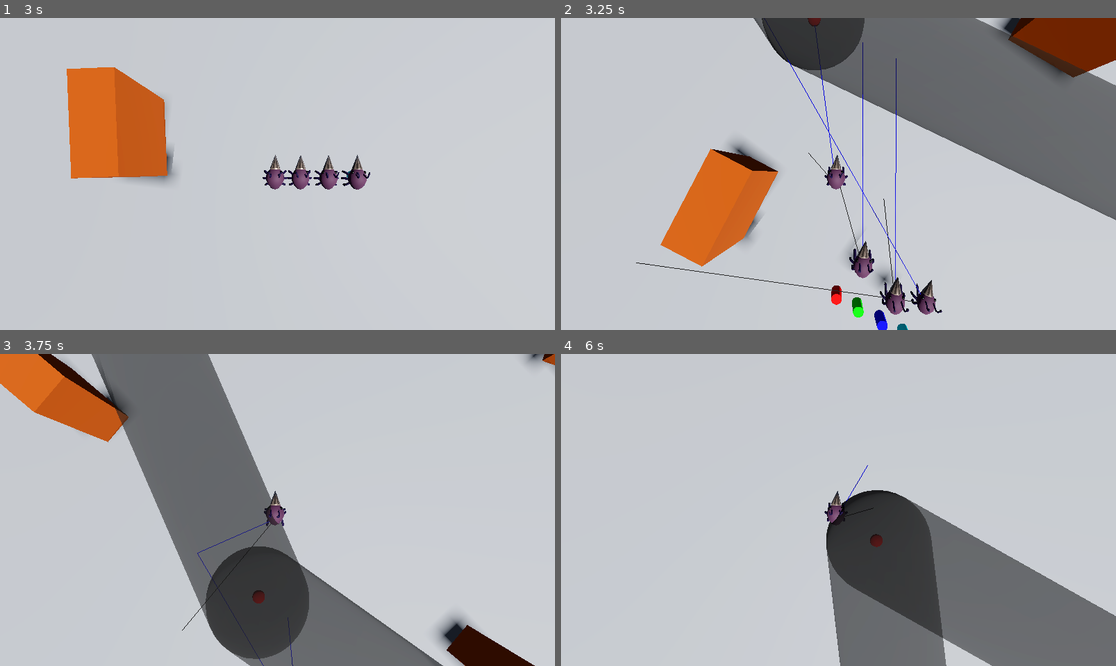
Above: before the commit, frames 1-4 (two rows, left to right).
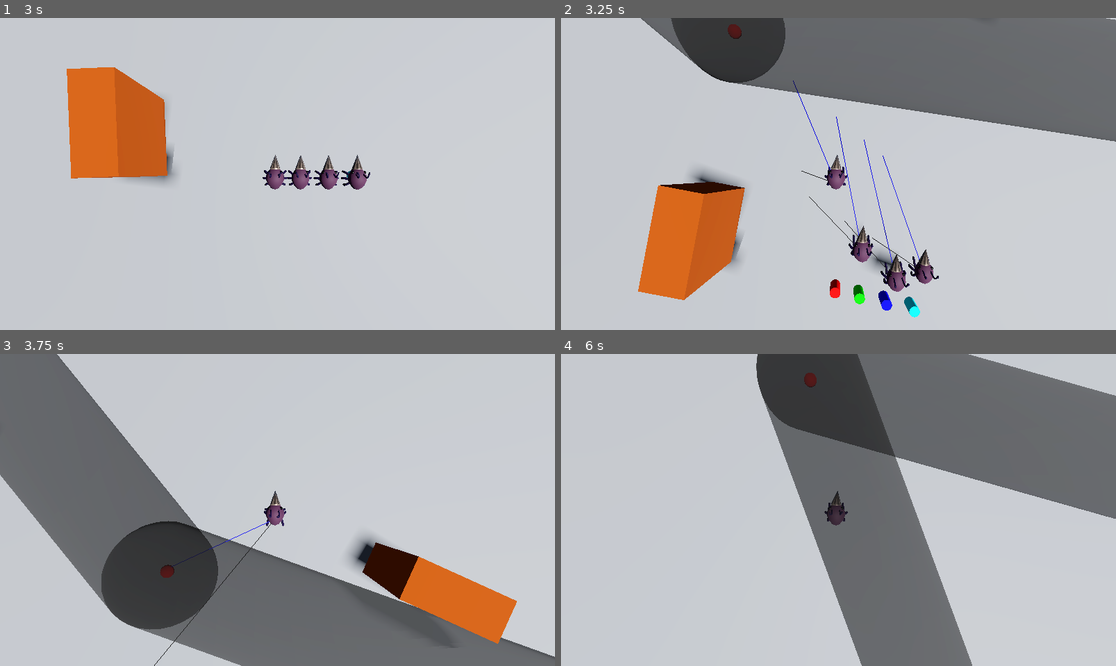
Above: after the commit, the same moments.

Repository: Surresteel/godot_pizza_jam_mar_2026
Game: Godot game, scene res://Scenes/Levels/Drillbug/drillbug_level.tscn
Two runs of this game, one before a commit and one after it. Both use one fixed random seed, a clock stepped at 60 frames per second and the inputs below. This scene is started directly instead of the project's main scene.
Inputs (mouse positions are in pixels of both pictures, inside the frame that each line leads up to):
- Up to frame 1 (3 s): tap Enter at 0.5, 2 s; move the mouse to (399, 158) at 0.52 s; hold D (rightward) 0.53-1.28 s; tap Space (squidward) at 0.6, 1.25, 1.35, 2.1, 2.75, 2.85 s; move the mouse to (166, 189) at 1.27 s; hold S (backward) 1.28-2.03 s; move the mouse to (333, 105) at 2.02 s; hold D (rightward) 2.03-2.78 s; move the mouse to (249, 236) at 2.77 s; hold W (forward) from 2.78 s (still down)
- Up to frame 2 (3.25 s): keep holding W (forward)
- Up to frame 3 (3.75 s): move the mouse to (444, 556) at 3.52 s; release W (forward) at 3.53 s; hold A (leftward) from 3.53 s (still down); tap Space (squidward) at 3.6 s
- Up to frame 4 (6 s): move the mouse to (672, 463) at 4.27 s; tap Space (squidward) at 4.35, 5.1, 5.85 s; move the mouse to (866, 510) at 5.02 s; release A (leftward) at 5.03 s; hold S (backward) 5.03-5.78 s; move the mouse to (755, 432) at 5.77 s; hold D (rightward) from 5.78 s (still down)

Frame 1 is identical in both runs. In frame 2, 24% of the frame differs, in the area x 13-100%, y 0-100%; in frame 3, 45%, in the area x 0-100%, y 0-100%; in frame 4, 43%.

Commit message:
reverted normal confinement
it works enough

Diff:
--- a/Scripts/Drillbug/steering_behaviour.gd
+++ b/Scripts/Drillbug/steering_behaviour.gd
@@ -48,11 +48,8 @@
 	var normal := b.normalized()
 	normal *= (a.dot(normal))
 
-	var anormal := start_pos.distance_to(normal + start_pos)
-	var bnormal := (normal + start_pos).distance_to(end_pos)
-
-	if anormal + bnormal > start_pos.distance_to(end_pos):
-		normal = end_pos - start_pos
+	if normal.length() > b.length():
+		normal = b
 	return start_pos + normal
 
 
